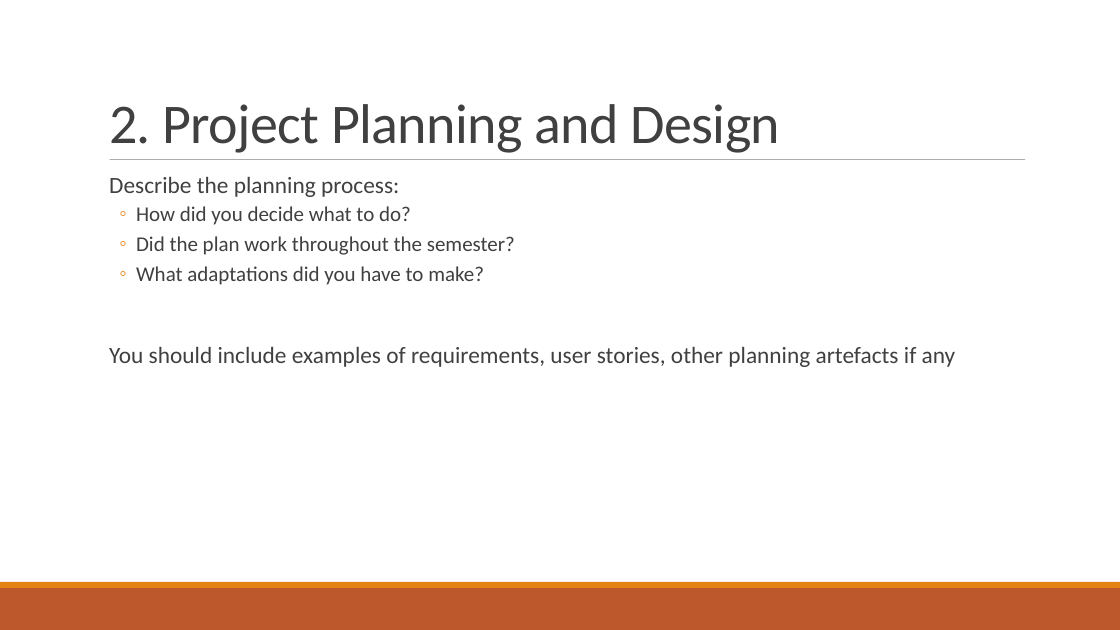
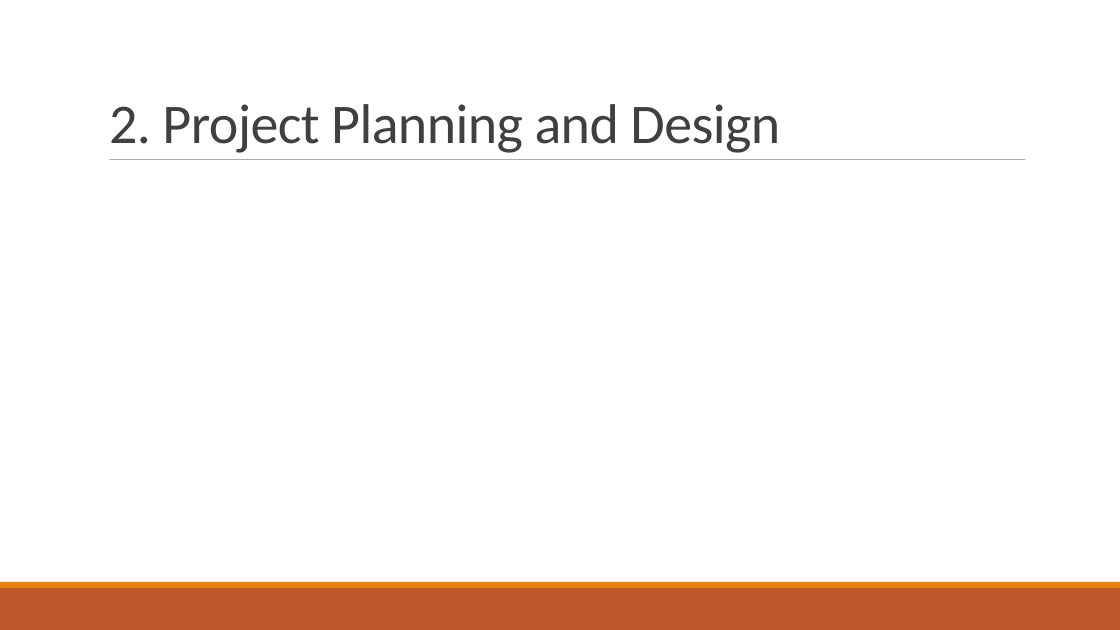
Before and after one commit to LagMechanic/CAB302_WIP, a slide deck: slide 5 of Documents/Presentation.pptx (slide 3 before the commit). Drawn at 1120x630 pixels with LibreOffice and Linux fonts; fonts in the diff are those of the drawing. Boxes give left, top, right and bottom in pixels: in the first picture for what was removed or moved away, otherwise in the second. Text is boxed around its words. In the diff, an @@ line names an element or a change of style, - is before the commit and + after.

```diff
--- a/Documents/Presentation.pptx
+++ b/Documents/Presentation.pptx
@@ text removed at box(109, 177, 956, 367) @@
-  Describe the planning process:
-  ◦ How did you decide what to do?
-  ◦ Did the plan work throughout the semester?
-  ◦ What adaptations did you have to make?
-  You should include examples of requirements, user stories, other planning artefacts if any
```
Also in this commit, not shown: 5 other slides changed, 3 slides added, 1 slide removed.
